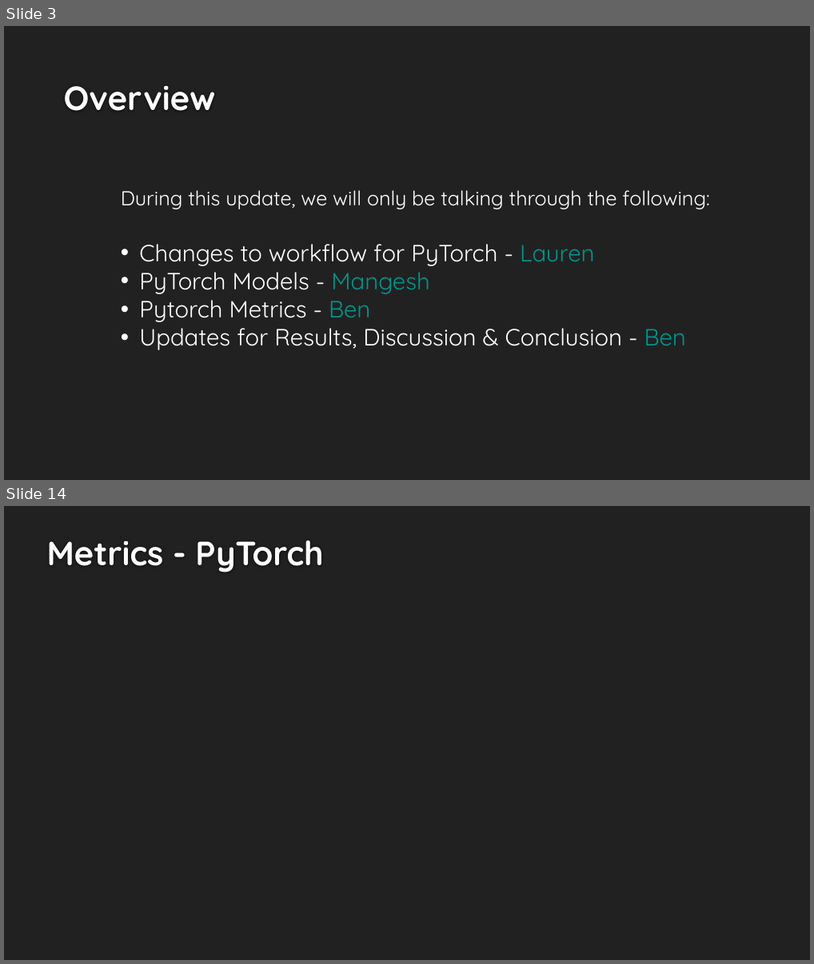
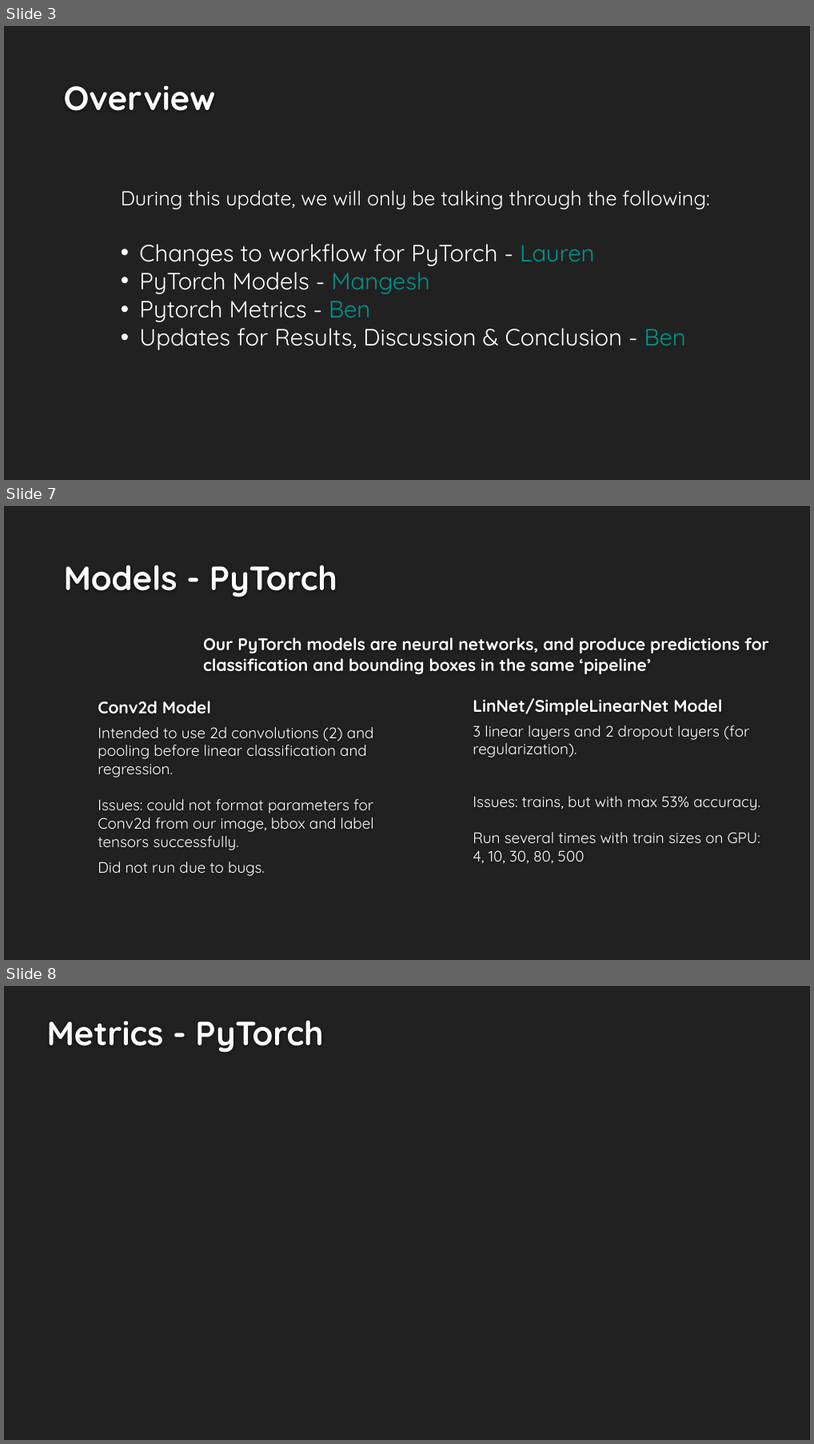
Before and after one commit to LaurenMadar/AML-finalgroup2, a slide deck: other/Group2_Phase2.pptx. Shown one above the other, each under a label of ours: slides 3 and 14 before the commit, slides 3, 7 and 8 after it; the slides between them are not shown. The pictures are 814x964 and 814x1444 pixels, drawn with LibreOffice and Linux fonts; fonts in the diff are those of the drawing; background and template pictures are left out. Boxes give left, top, right and bottom in pixels: in the first picture for what was removed or moved away, otherwise in the second. Text is boxed around its words. In the diff, an @@ line names an element or a change of style, - is before the commit and + after.

```diff
--- a/other/Group2_Phase2.pptx
+++ b/other/Group2_Phase2.pptx
@@ slide 7 added at (4,506,810,960), background #212121 @@
@@ title added at (64,565,338,597), 40 pt, text #FEFEFE, bold @@
+Models - PyTorch
@@ text added at (203,637,770,674), 20 pt, text #FFFFFF, bold @@
+Our PyTorch models are neural networks, and produce predictions for classification and bounding boxes in the same ‘pipeline’
@@ text added at (98,700,211,713), 20 pt, text #FFFFFF, bold @@
+Conv2d Model
@@ text added at (473,698,722,715), 20 pt, text #FFFFFF, bold @@
+LinNet/SimpleLinearNet Model
@@ text added at (98,727,374,876), 18 pt, text #FFFFFF @@
+Intended to use 2d convolutions (2) and pooling before linear classification and regression.
+Issues: could not format parameters for Conv2d from our image, bbox and label tensors successfully.
+Did not run due to bugs.
@@ text added at (473,725,761,863), 18 pt, text #FFFFFF @@
+3 linear layers and 2 dropout layers (for regularization).
+Issues: trains, but with max 53% accuracy.
+Run several times with train sizes on GPU:
+4, 10, 30, 80, 500
@@ what was slide 14 is now slide 8 @@
```
Also in this commit, not shown: 5 slides changed, 7 slides removed, 2 other files.
